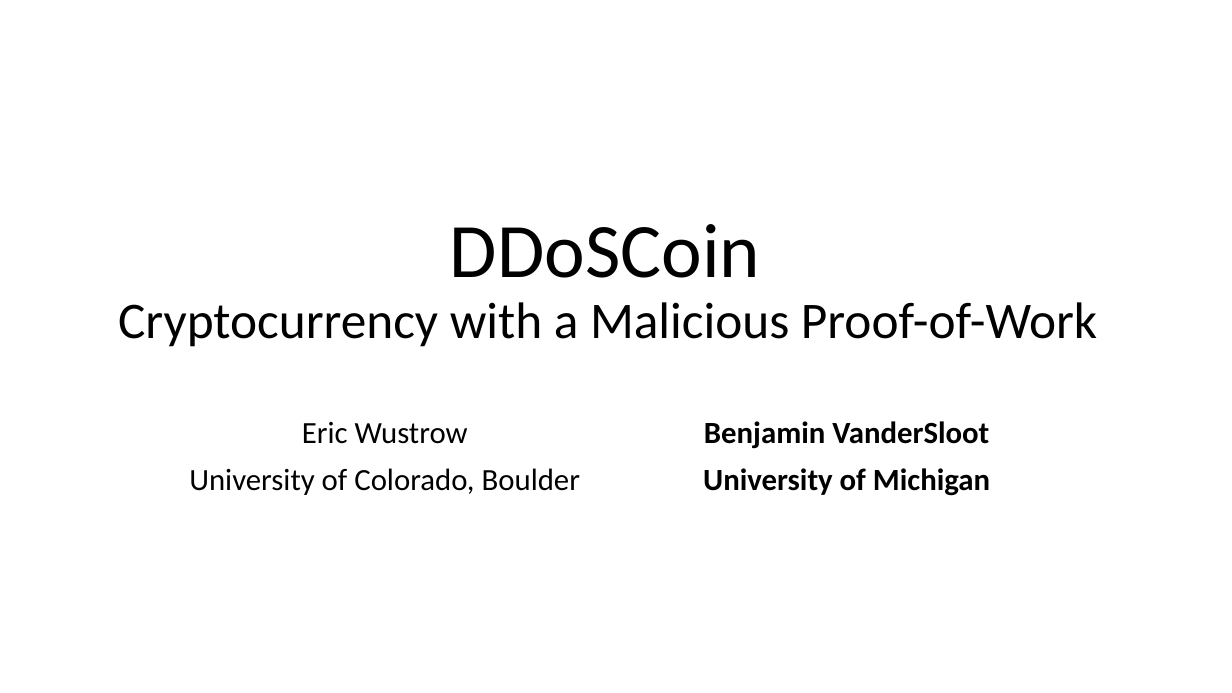
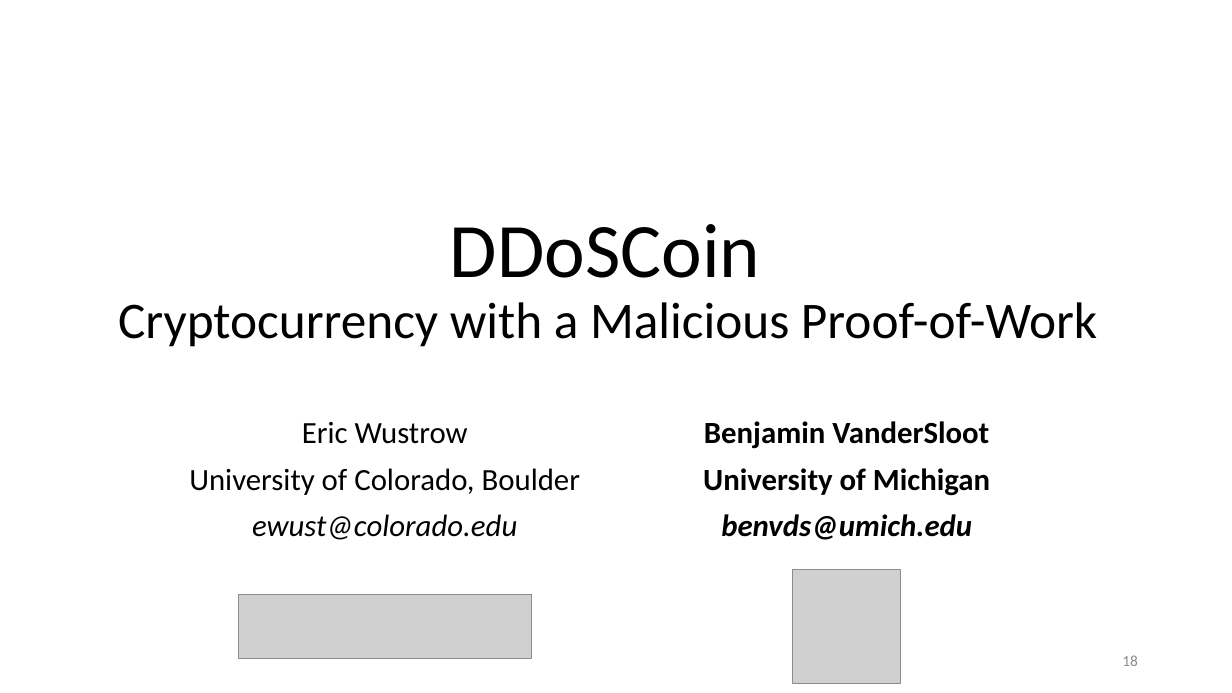
Before and after one commit to ewust/DDoSCoin, a slide deck: slide 18 of presentation/DDoSCoin.pptx (slide 17 before the commit). Drawn at 1232x693 pixels with LibreOffice and Linux fonts; fonts in the diff are those of the drawing; grey boxes stand for pictures. Boxes give left, top, right and bottom in pixels: in the first picture for what was removed or moved away, otherwise in the second. Text is boxed around its words. In the diff, an @@ line names an element or a change of style, - is before the commit and + after.

```diff
--- a/presentation/DDoSCoin.pptx
+++ b/presentation/DDoSCoin.pptx
@@ subtitle at [252, 514, 517, 540]: paragraph added @@
+ewust@colorado.edu
@@ text at [721, 514, 972, 540]: paragraph added @@
+benvds@umich.edu
@@ picture added at [793, 569, 900, 683] @@
@@ picture added at [238, 595, 531, 659] @@
@@ page number added at [1122, 655, 1138, 666], 12 pt, text #8C8C8C @@
+18
```
Also in this commit, not shown: 15 other slides changed, 2 slides added, 1 slide removed.
